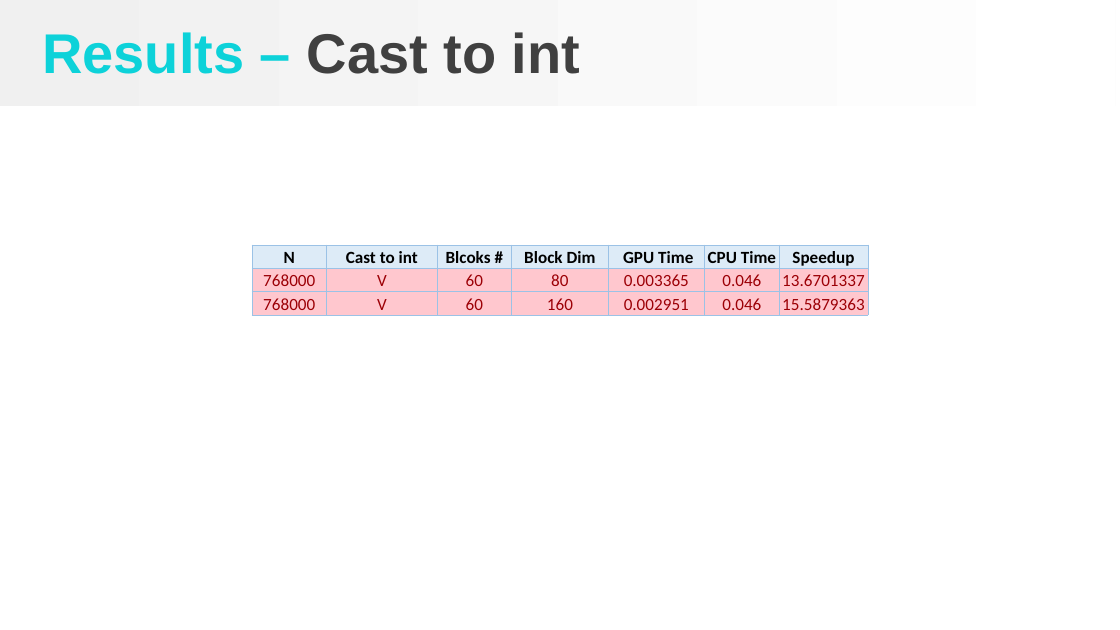
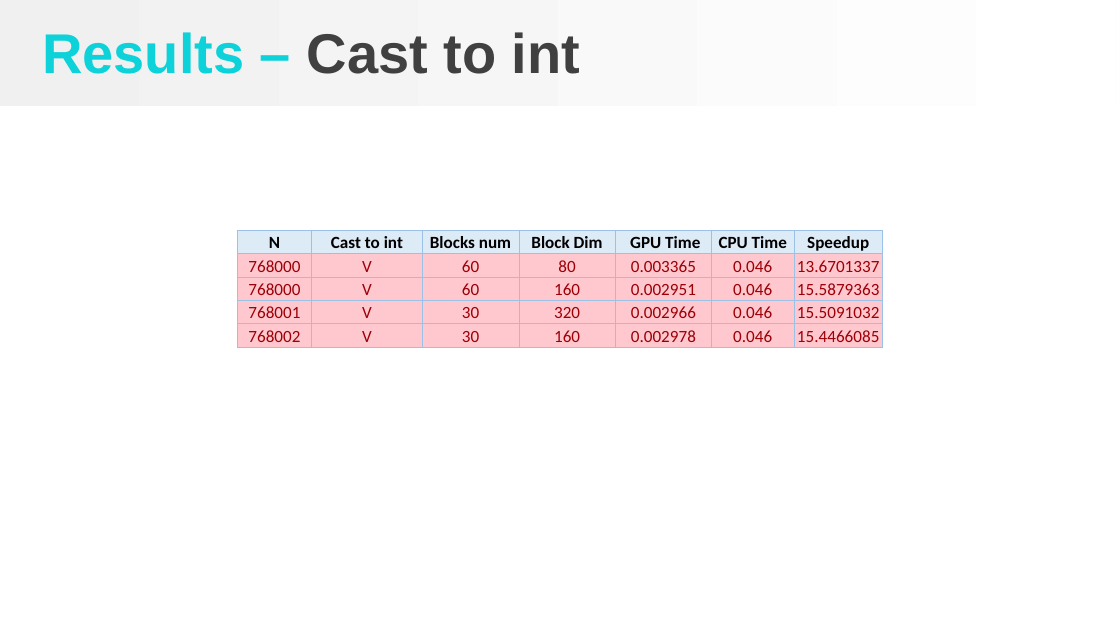
Before and after one commit to raneldan/aho-corasick, a slide deck: slide 22 of Aho-Corasick-Parallel.pptx. Drawn at 1120x630 pixels with LibreOffice and Linux fonts; fonts in the diff are those of the drawing; background and template pictures are left out. Boxes give left, top, right and bottom in pixels: in the first picture for what was removed or moved away, otherwise in the second. Text is boxed around its words. In the diff, an @@ line names an element or a change of style, - is before the commit and + after.

Commit message:
final version

```diff
--- a/Aho-Corasick-Parallel.pptx
+++ b/Aho-Corasick-Parallel.pptx
@@ table at (237, 231, 884, 347) @@
-row 1, column 3: Blcoks #
+row 1, column 3: Blocks num
+row 4: 768001 | V | 30 | 320 | 0.002966 | 0.046 | 15.5091032
+row 5: 768002 | V | 30 | 160 | 0.002978 | 0.046 | 15.4466085
@@ table: place and size @@
-table at (252, 245, 869, 315)
+table at (237, 231, 884, 347)
```
Also in this commit, not shown: 2 other slides changed, 1 slide added, 26 slides removed.
